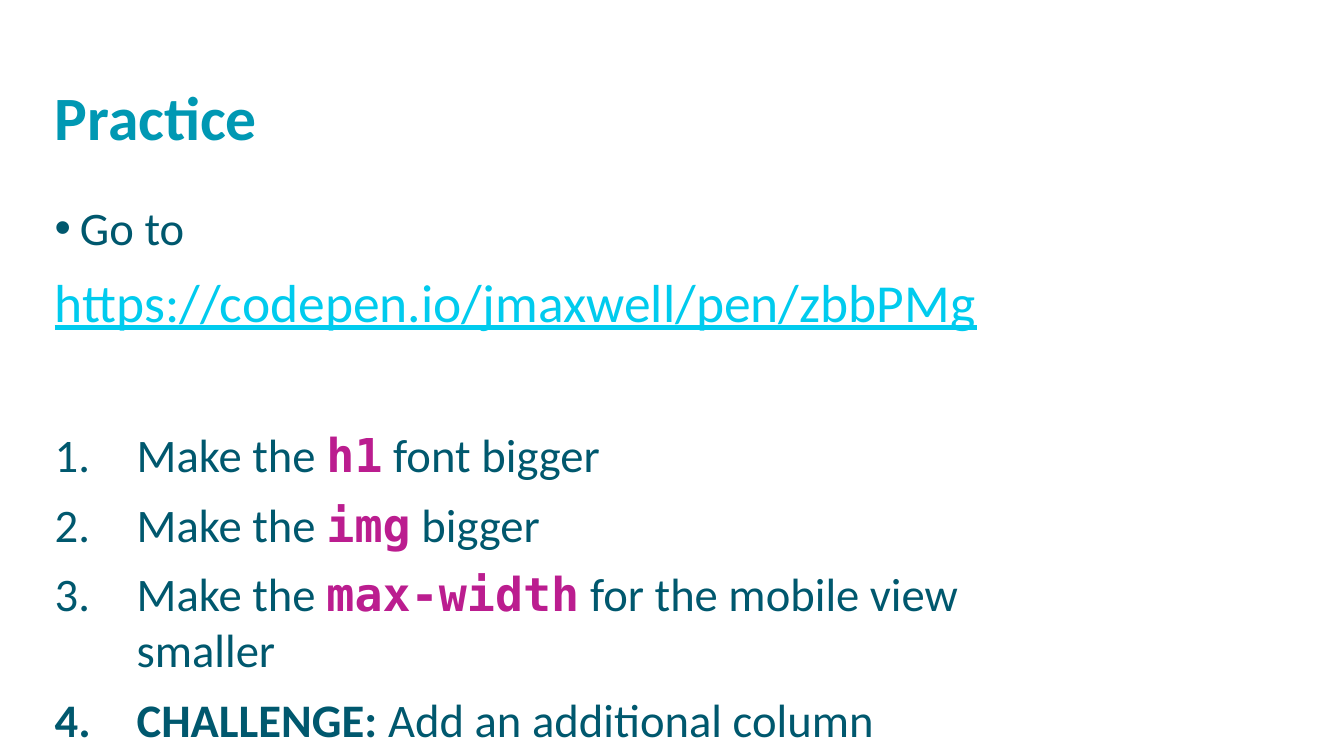
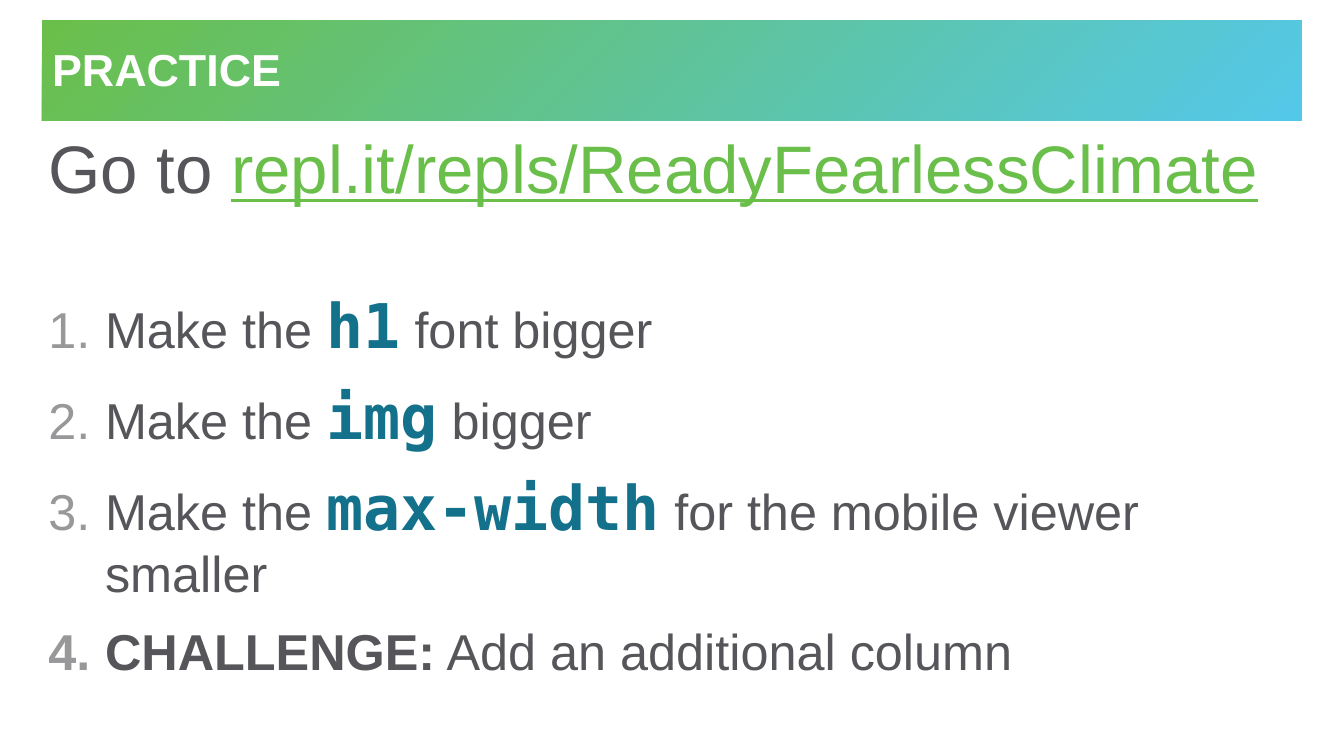
Before and after one commit to hytechclub/web-101, a slide deck: slide 5 of Week08/ResponsiveDesign.pptx. Drawn at 1344x756 pixels with LibreOffice and Linux fonts; fonts in the diff are those of the drawing; background and template pictures are left out. Boxes give left, top, right and bottom in pixels: in the first picture for what was removed or moved away, otherwise in the second. Text is boxed around its words. In the diff, an @@ line names an element or a change of style, - is before the commit and + after.

```diff
--- a/Week08/ResponsiveDesign.pptx
+++ b/Week08/ResponsiveDesign.pptx
@@ title "PRACTICE": place and size @@
-title "PRACTICE" at bbox=[55, 96, 257, 141]
+title "PRACTICE" at bbox=[42, 20, 1303, 121]
@@ title "PRACTICE" at bbox=[42, 20, 1303, 121]: vertical alignment top to middle; fill none to gradient #6ABF4B to #54C8E8 @@
@@ title at bbox=[52, 55, 281, 87]: text changed; size 44 to 32 pt; font Calibri to Arial; text colour #0098B2 to #FFFFFF @@
-Practice
+PRACTICE
@@ text "Go to repl.it/repls/ReadyFearlessClimate": place and size @@
-text "Go to repl.it/repls/ReadyFearlessClimate" at bbox=[55, 214, 976, 738]
+text "Go to repl.it/repls/ReadyFearlessClimate" at bbox=[48, 144, 1257, 671]
@@ text at bbox=[48, 144, 1257, 205]: text changed; size 38.2 to 48 pt; font Calibri to Arial; text colour #00CBEE to #6ABF4B @@
-• Go to
-https://codepen.io/jmaxwell/pen/zbbPMg
+Go to repl.it/repls/ReadyFearlessClimate
@@ text at bbox=[105, 301, 1012, 671]: size 33.3 to 36 pt, font Calibri to Arial, text colour #00586E to #56565A in "Make the font bigger", "Make the bigger", "CHALLENGE: Add an additional column"; size 33.3 to 44 pt, text colour #BB1D8F to #13718B in "h1", "img"; indent changed; more space between paragraphs @@
@@ text at bbox=[105, 480, 1139, 593]: text changed; size 33.3 to 36 pt; font Calibri to Arial; text colour #00586E to #56565A @@
-3. Make the max-width for the mobile view smaller
+3. Make the max-width for the mobile viewer smaller
```
Also in this commit, not shown: 10 other slides changed, 2 other files.
